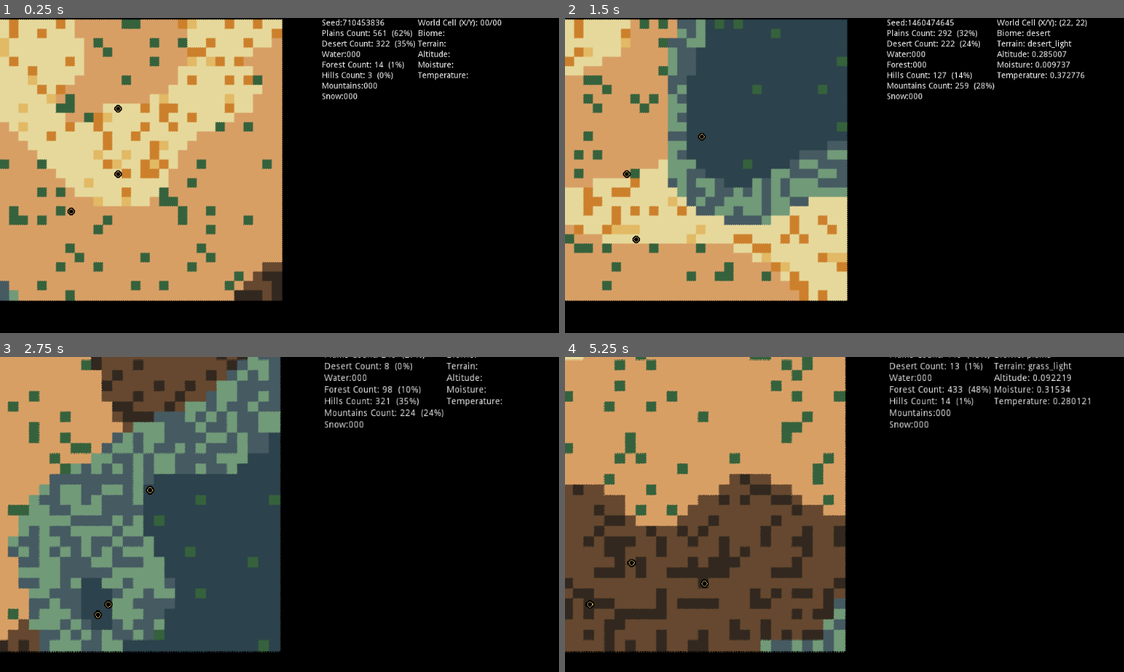
Above: before the commit, frames 1-4 (two rows, left to right).
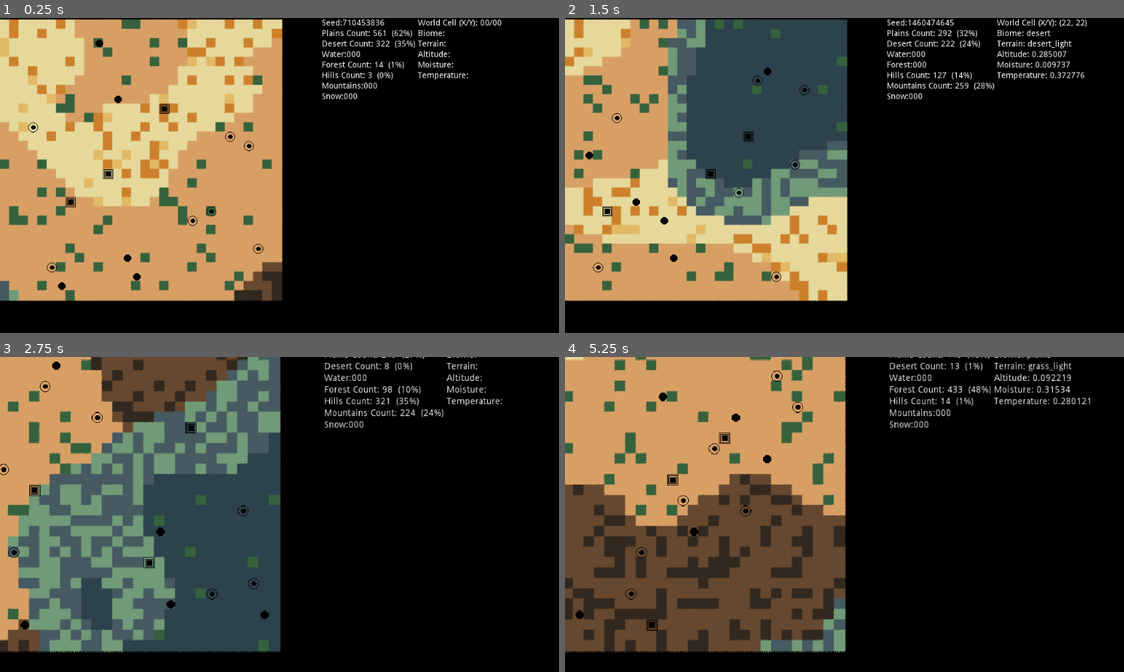
Above: after the commit, the same moments.

Repository: devonps/simple-terrain-gen
Game: Godot game, scene res://WorldGenerator.tscn
Two runs of this game, one before a commit and one after it. Both use one fixed random seed, a clock stepped at 60 frames per second and the inputs below.
Inputs (mouse positions are in pixels of both pictures, inside the frame that each line leads up to):
- Up to frame 1 (0.25 s): no input
- Up to frame 2 (1.5 s): tap Enter (ui_accept) at 0.5, 0.77, 1.25 s; move the mouse to (995, 175) at 0.52 s; hold Mouse wheel up (zoom_in) 0.53-1.25 s; click (995, 175) at 0.67 s; drag from (743, 210) to (833, 263) at 1.27 s
- Up to frame 3 (2.75 s): tap Enter (ui_accept) at 2 s; move the mouse to (357, 454) at 2.02 s; hold Mouse wheel up (zoom_in) from 2.03 s (still down); click (357, 454) at 2.17 s
- Up to frame 4 (5.25 s): release Mouse wheel up (zoom_in) at 2.75 s; tap Enter (ui_accept) at 2.75, 3.5, 3.77, 4.25 s; drag from (833, 602) to (682, 479) at 2.77 s; move the mouse to (1045, 583) at 3.52 s; hold Mouse wheel up (zoom_in) 3.53-4.25 s; click (1045, 583) at 3.67 s; drag from (682, 479) to (777, 445) at 4.27 s; move the mouse to (894, 533) at 5.02 s; hold Mouse wheel up (zoom_in) from 5.03 s (still down); click (894, 533) at 5.17 s

The runs differ from the first frame. In frame 1, 0.6% of the frame differs, in the area x 4-48%, y 6-87%; in frame 2, 0.6%; in frame 3, 0.7%; in frame 4, 0.7%, in the area x 1-43%, y 4-87%.

Commit message:
Added capability for different town sizes

Diff:
--- a/WorldGenerator.gd
+++ b/WorldGenerator.gd
@@ -109,20 +109,6 @@
 	3: {"ps":0.16, "pe":0.70, "hs":0.10, "he":0.15, "ms":0.71, "me":1.0}
 	}
 
-var biomePlan = 1
-
-func generate_map(per, oct):
-	openSimplexNoise.seed = randi()
-	openSimplexNoise.period = per
-	openSimplexNoise.octaves = oct
-
-	var gridName = {}
-	for x in width:
-		for y in height:
-			var rand := 2*(abs(openSimplexNoise.get_noise_2d(x,y)))
-			gridName[Vector2(x,y)] = rand
-	return gridName
-
 func _ready():
 	randomize()
 	temperature = generate_map(150,5)
@@ -132,6 +118,22 @@
 	place_towns()
 
 
+var biomePlan = 1
+
+func generate_map(per, oct):
+	openSimplexNoise.seed = randi()
+	openSimplexNoise.period = per
+	openSimplexNoise.octaves = oct
+
+	var gridName = {}
+	for x in width:
+		for y in height:
+			var rand := 2*(abs(openSimplexNoise.get_noise_2d(x,y)))
+			gridName[Vector2(x,y)] = rand
+	return gridName
+
+
+
 func _input(event):
 	if event.is_action_pressed("ui_accept"):
 		var _x = get_tree().reload_current_scene()
@@ -143,10 +145,51 @@
 	var large_town_image_id = 19
 
 	var max_large_towns = 3
-	var max_medium_towns = 10
-	var max_small_towns = 17
+	var max_medium_towns = 7
+	var max_small_towns = 5
+
+	var large_town_map_edge_buffer = 2
+	var medium_town_map_edge_buffer = 2
+	var small_town_map_edge_buffer = 1
+
+	var large_town_buffer = 4
+	var medium_town_buffer = 1
+	var small_town_buffer = 1
+
 
 	for large_town in max_large_towns:
+		var px = 0
+		var py = 0
+		var pos = Vector2(px, py)
+		var valid_town_location = false
+		while !valid_town_location:
+			px = int(rand_range(0, width - 1))
+			py = int(rand_range(0, height - 1))
+			pos = Vector2(px, py)
+			if town_not_on_edge_of_map(pos, large_town_map_edge_buffer):
+				if !town_allready_placed_here(town_locations, pos):
+					if town_not_near_another(town_locations, pos, large_town_buffer):
+						valid_town_location = true
+						town_locations.append(pos)
+						townsMap.set_cellv(pos, large_town_image_id)
+
+	for medium_town in max_medium_towns:
+		var px = 0
+		var py = 0
+		var pos = Vector2(px, py)
+		var valid_town_location = false
+		while !valid_town_location:
+			px = int(rand_range(0, width - 1))
+			py = int(rand_range(0, height - 1))
+			pos = Vector2(px, py)
+			if town_not_on_edge_of_map(pos, medium_town_map_edge_buffer):
+				if !town_allready_placed_here(town_locations, pos):
+					if town_not_near_another(town_locations, pos, medium_town_buffer):
+						valid_town_location = true
+						town_locations.append(pos)
+						townsMap.set_cellv(pos, medium_town_image_id)
+
+	for small_town in max_small_towns:
 		var px = 0
 		var py = 0
 		var pos = Vector2(px, py)
@@ -155,36 +198,16 @@
 			px = int(rand_range(0, width))
 			py = int(rand_range(0, height))
 			pos = Vector2(px, py)
-			if town_not_on_edge_of_map(pos, 3):
-				valid_town_location = true
-				town_locations.append(pos)
-				townsMap.set_cellv(pos, small_town_image_id)
-
-	for medium_town in max_medium_towns:
-		pass
-
-#	for small_town in max_small_towns:
-#		var px = 0
-#		var py = 0
-#		var pos = Vector2(px, py)
-#		var valid_town_location = false
-#		while !valid_town_location:
-#			px = int(rand_range(0, width))
-#			py = int(rand_range(0, height))
-#			pos = Vector2(px, py)
-#			if town_not_on_edge_of_map(pos):
-#				if !town_allready_placed_here(town_locations, pos):
-#					if town_not_near_another(town_locations, pos):
-#						valid_town_location = true
-#						town_locations.append(pos)
-#						townsMap.set_cellv(pos, small_town_image_id)
-
-	print("Towns too close to each other is: ", number_towns_too_close)
-#	for x in town_locations.size():
-#		print(town_locations[x])
+			if town_not_on_edge_of_map(pos, small_town_map_edge_buffer):
+				if !town_allready_placed_here(town_locations, pos):
+					if town_not_near_another(town_locations, pos, small_town_buffer):
+						valid_town_location = true
+						town_locations.append(pos)
+						townsMap.set_cellv(pos, small_town_image_id)
+
 
 func town_not_on_edge_of_map(pos, buffer):
-	if (pos.x > 0 + buffer and pos.x < width - buffer) and (pos.y > 0 + buffer and pos.y < height - buffer):
+	if (pos.x > buffer and pos.x < (width - buffer)) and (pos.y > buffer and pos.y < (height - buffer)):
 		return true
 	return false
 
@@ -194,14 +217,19 @@
 			return true
 	return false
 
-func town_not_near_another(town_locations, pos):
+func town_not_near_another(town_locations, pos, town_buffer):
 	var found_safe_loc = true
+	var town_loc_is_good = true
 	var nx = pos.x
+	var ny = pos.y
 	if town_locations.size() > 1:
 		for x in town_locations.size():
 			var ex = town_locations[x].x
-			if abs(nx - ex) < 2:
-				found_safe_loc = false
+			var ey = town_locations[x].y
+			if abs(nx - ex) < town_buffer or abs(ny - ey) < town_buffer:
+				town_loc_is_good = false
+		if !town_loc_is_good:
+			found_safe_loc = false
 	return found_safe_loc
 
 
@@ -261,6 +289,7 @@
 	biome[pos] = {"biome":"water", "terrain": terrain_name, "moist": moist, "temp": temp, "alt": alt}
 	updateBiomeCount("water")
 	water_tile_count += 1
+
 
 func add_ground_biome(pos, moist:float, temp:float, alt:float):
 	#desert
@@ -308,6 +337,7 @@
 	updateBiomeCount("mountains")
 	mountains_tile_count += 1
 
+
 func add_snow_biome(pos, moist, temp, alt):
 	var terrain_id = random_tile("snow")
 	var terrain_name = get_terrain_name_from_biome(terrain_id)
--- a/WorldGenerator.tscn
+++ b/WorldGenerator.tscn
@@ -243,7 +243,7 @@
 16/shape_one_way_margin = 0.0
 16/shapes = [  ]
 16/z_index = 0
-17/name = "17 town"
+17/name = "17 small town"
 17/texture = ExtResource( 3 )
 17/tex_offset = Vector2( 0, 0 )
 17/modulate = Color( 1, 1, 1, 1 )
@@ -257,6 +257,34 @@
 17/shape_one_way_margin = 0.0
 17/shapes = [  ]
 17/z_index = 0
+18/name = "18 med town"
+18/texture = ExtResource( 3 )
+18/tex_offset = Vector2( 0, 0 )
+18/modulate = Color( 1, 1, 1, 1 )
+18/region = Rect2( 342, 0, 19, 19 )
+18/tile_mode = 0
+18/occluder_offset = Vector2( 0, 0 )
+18/navigation_offset = Vector2( 0, 0 )
+18/shape_offset = Vector2( 0, 0 )
+18/shape_transform = Transform2D( 1, 0, 0, 1, 0, 0 )
+18/shape_one_way = false
+18/shape_one_way_margin = 0.0
+18/shapes = [  ]
+18/z_index = 0
+19/name = "19 large town"
+19/texture = ExtResource( 3 )
+19/tex_offset = Vector2( 0, 0 )
+19/modulate = Color( 1, 1, 1, 1 )
+19/region = Rect2( 361, 0, 19, 19 )
+19/tile_mode = 0
+19/occluder_offset = Vector2( 0, 0 )
+19/navigation_offset = Vector2( 0, 0 )
+19/shape_offset = Vector2( 0, 0 )
+19/shape_transform = Transform2D( 1, 0, 0, 1, 0, 0 )
+19/shape_one_way = false
+19/shape_one_way_margin = 0.0
+19/shapes = [  ]
+19/z_index = 0
 
 [node name="WorldGenerator" type="Node2D"]
 script = ExtResource( 1 )
Binary file removed: terrain-sprites10x10.png
Not shown, removed: terrain-sprites10x10.png.import
Binary file removed: terrain-tiles10x10.png
Not shown, removed: terrain-tiles10x10.png.import
Binary file changed: terrain16x16.png
